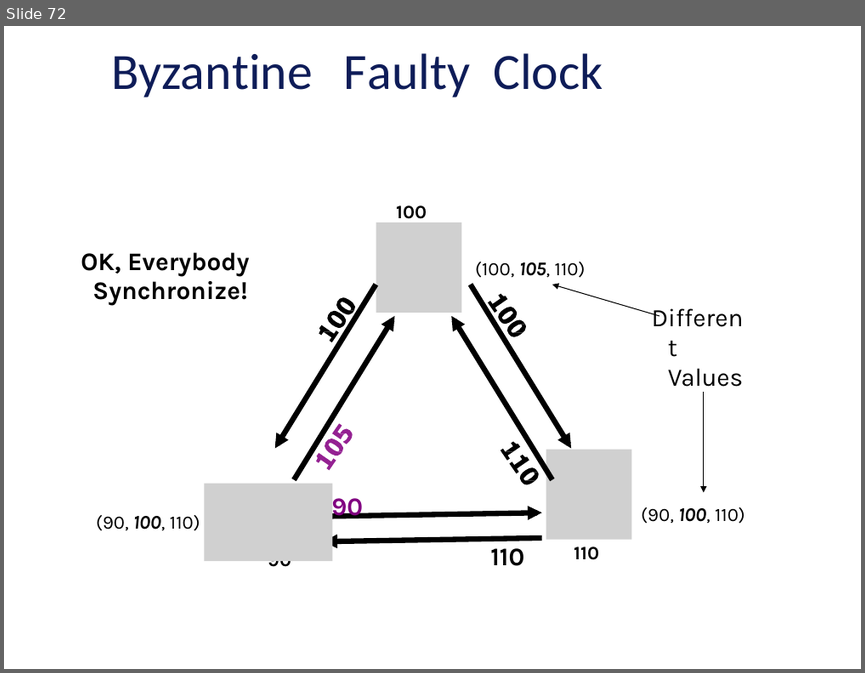
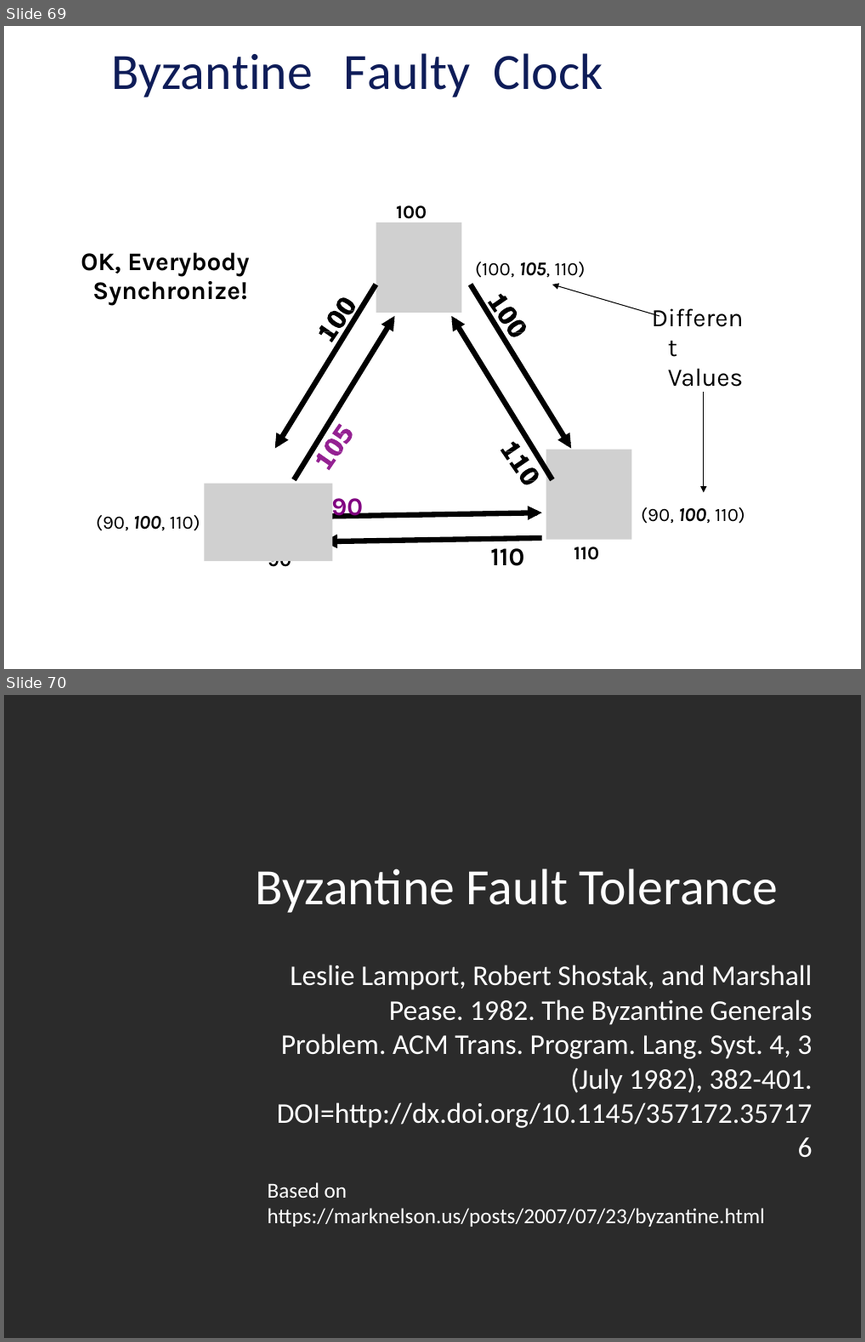
Before and after one commit to vu-resilient-distributed-systems/lectures-fall-2019, a slide deck: Module-5-AvoidingFailures/04_00_SoftwareFaultTolerance.pptx. Shown one above the other, each under a label of ours: slide 72 before the commit, slides 69 and 70 after it. The pictures are 865x673 and 865x1342 pixels, drawn with LibreOffice and Linux fonts; fonts in the diff are those of the drawing; grey boxes stand for pictures; background and template pictures are left out; a plain dark background stands for a picture behind light text. Boxes give left, top, right and bottom in pixels: in the first picture for what was removed or moved away, otherwise in the second. Text is boxed around its words. In the diff, an @@ line names an element or a change of style, - is before the commit and + after.

```diff
--- a/Module-5-AvoidingFailures/04_00_SoftwareFaultTolerance.pptx
+++ b/Module-5-AvoidingFailures/04_00_SoftwareFaultTolerance.pptx
@@ slide 70 added at (4,695,861,1338), background picture (left out) @@
@@ title added at (255,868,778,913), 42.7 pt, text #FFFFFF @@
+Byzantine Fault Tolerance
@@ subtitle added at (277,964,812,1128), 24.1 pt, text #FFFFFF @@
+Leslie Lamport, Robert Shostak, and Marshall Pease. 1982. The Byzantine Generals Problem. ACM Trans. Program. Lang. Syst. 4, 3 (July 1982), 382-401. DOI=http://dx.doi.org/10.1145/357172.357176
@@ text added at (268,1182,765,1226), 18 pt, text #FFFFFF @@
+Based on https://marknelson.us/posts/2007/07/23/byzantine.html
@@ what was slide 72 is now slide 69 @@
```
Also in this commit, not shown: 2 slides changed, 41 other slides added, 3 slides removed, 2 other files.
